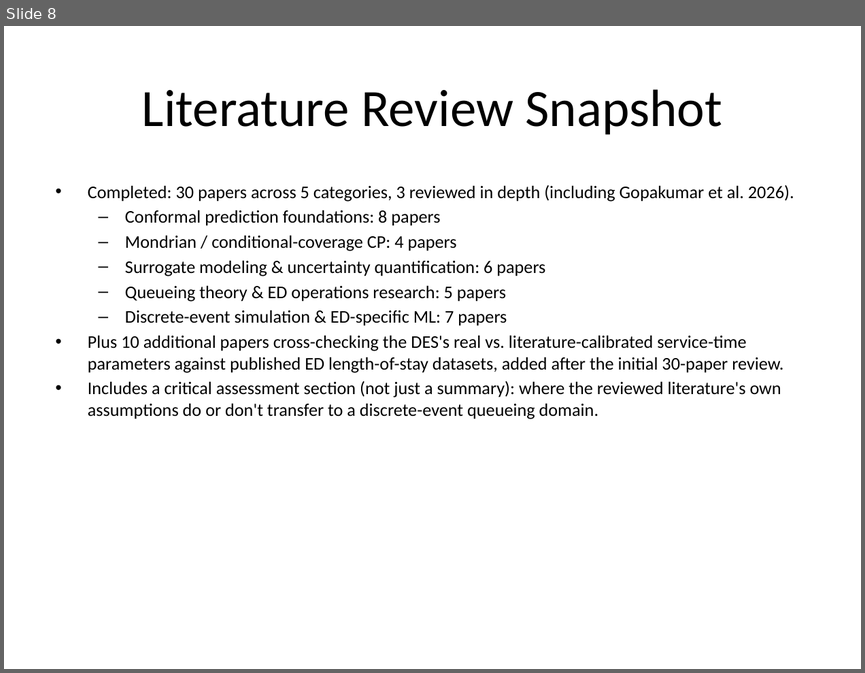
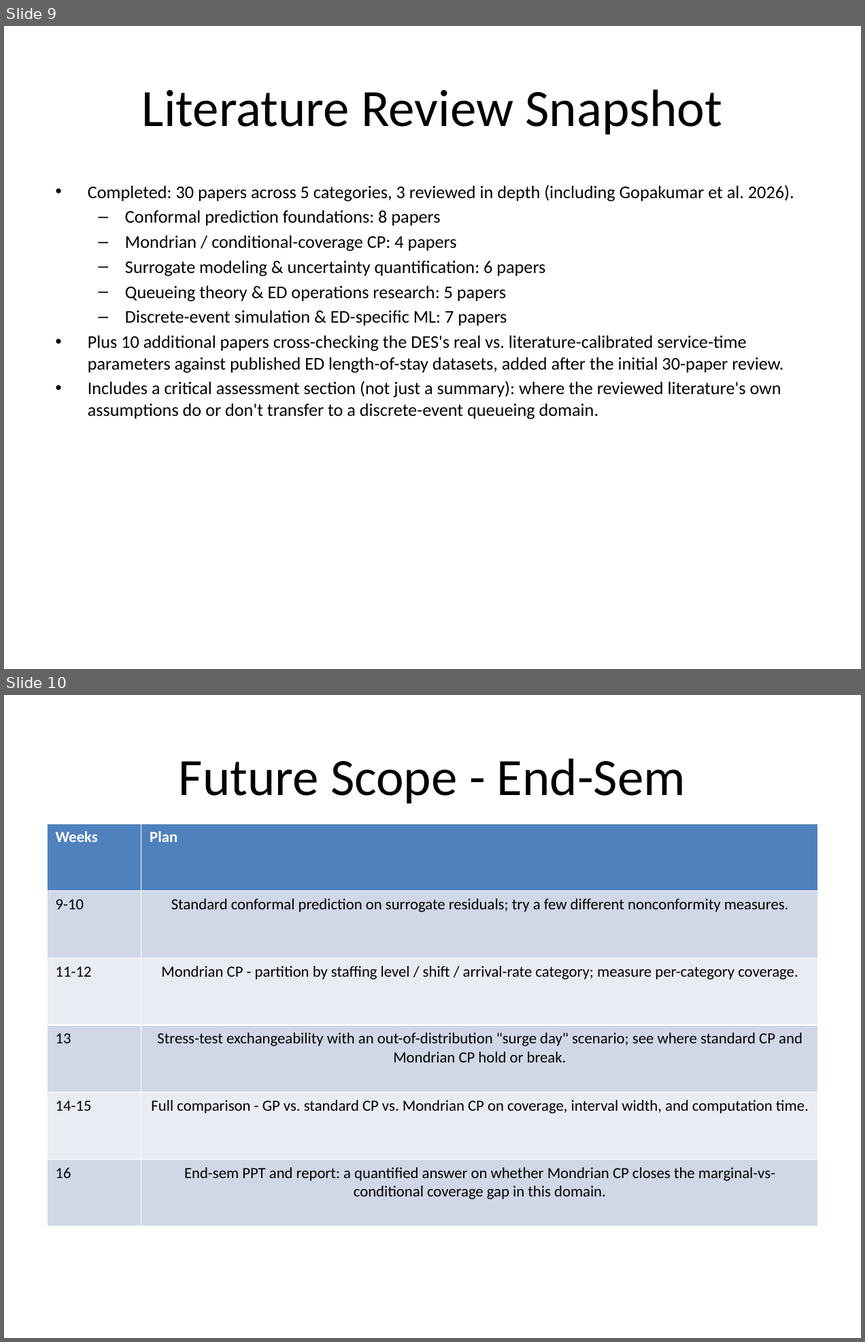
Before and after one commit to DUNE-ODYSSEY/Mondrian-Conformal-Prediction-On-Discrete-Event-Simulation, a slide deck: slides/mid_sem_presentation.pptx. Shown one above the other, each under a label of ours: slide 8 before the commit, slides 9 and 10 after it. The pictures are 865x673 and 865x1342 pixels, drawn with LibreOffice and Linux fonts; fonts in the diff are those of the drawing. Boxes give left, top, right and bottom in pixels: in the first picture for what was removed or moved away, otherwise in the second. Text is boxed around its words. In the diff, an @@ line names an element or a change of style, - is before the commit and + after.

Commit message:
Match book to B5 spec; revert mid-sem PPT to honest ~50% checkpoint
Book: switches page geometry from 7x10in (bound-print sizing) to the
specified B5 trim (17.6 x 25.0cm), 2.7cm margins, 0.15cm gutter (within
the given 0-0.3cm range for digital/Kindle distribution). Font size
(11pt), line spacing (1.15), and paragraph spacing (8pt after) were
already within the given ranges, left unchanged. Content width actually
increased slightly (5.4in -> 5.8in) since the gutter shrank more than the
margins grew, so existing figure widths still fit - verified via rendered
page geometry (confirmed exactly 17.60 x 25.00cm) and a figure-heavy page.

Mid-sem PPT: a mid-semester review presents where the project stood at
that checkpoint, not its current finished state. Reverts slides 9-10
(which had been updated to show completed Mondrian CP results and the
full post-roadmap extension) back to the original forward-looking
"Future Scope" plan - Phase 2 stays a plan, not a result, consistent with
an honest ~50%-progress presentation. Restores the "(~50%)" framing to
the work-completed slide title, and adds a new dedicated DES/simulation
slide (real arrival-pattern chart plus validation description) so the
simulation work - which the plan explicitly wants included and shown
well - is visually prominent rather than buried in a metrics table.

```diff
--- a/slides/mid_sem_presentation.pptx
+++ b/slides/mid_sem_presentation.pptx
@@ slide 10 added at (x1=4, y1=695, x2=861, y2=1338), background #FFFFFF @@
@@ title added at (x1=179, y1=758, x2=685, y2=804), 44 pt, text #000000 @@
+Future Scope - End-Sem
@@ table added at (x1=47, y1=824, x2=818, y2=1226), 6 rows, 2 columns @@
+Weeks | Plan
+9-10 | Standard conformal prediction on surrogate residuals; try a few different nonconformity measures.
+11-12 | Mondrian CP - partition by staffing level / shift / arrival-rate category; measure per-category coverage.
+13 | Stress-test exchangeability with an out-of-distribution "surge day" scenario; see where standard CP and Mondrian CP hold or break.
+14-15 | Full comparison - GP vs. standard CP vs. Mondrian CP on coverage, interval width, and computation time.
+16 | End-sem PPT and report: a quantified answer on whether Mondrian CP closes the marginal-vs-conditional coverage gap in this domain.
@@ what was slide 8 is now slide 9 @@
```
Also in this commit, not shown: 1 slide changed, 1 other slide added, 2 slides removed, 4 other files.
